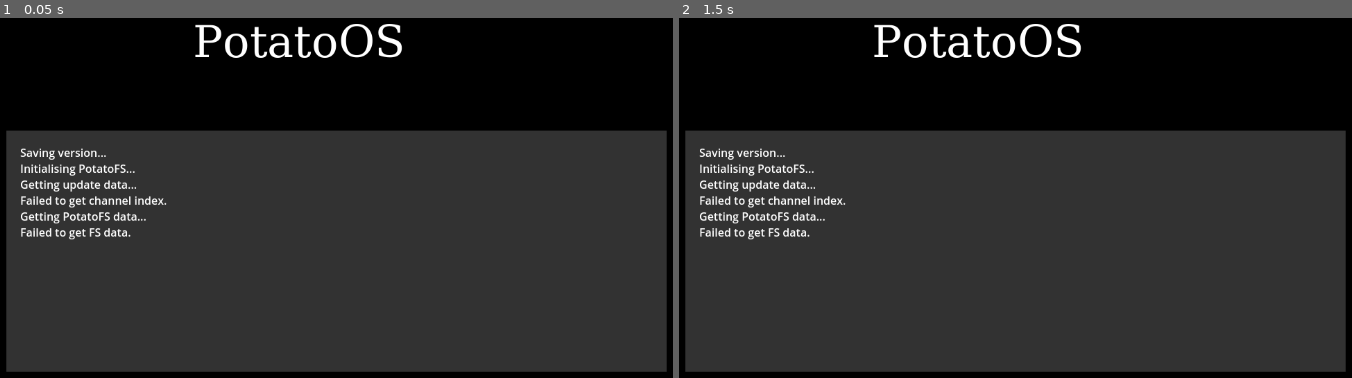
Above: before the commit, frames 1-2 (left to right).
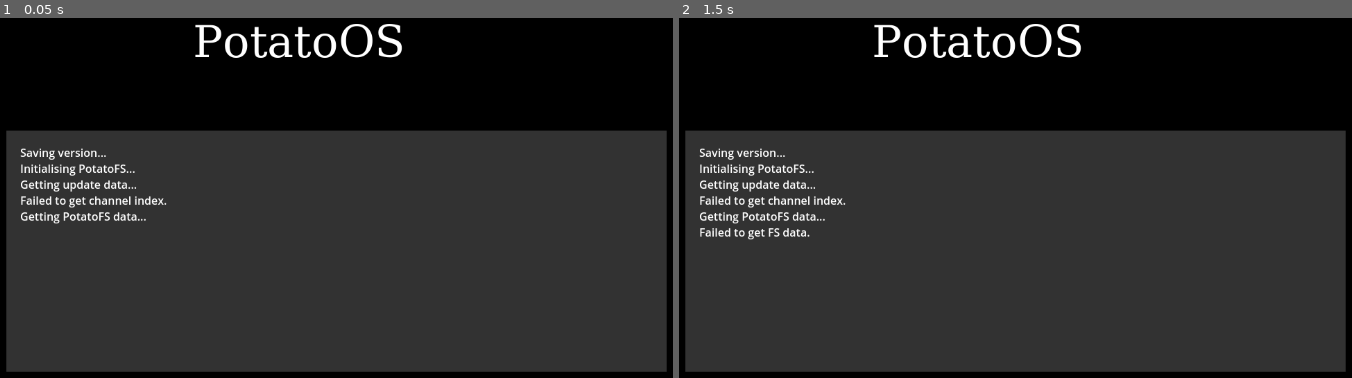
Above: after the commit, the same moments.

Repository: the-potato-corp/potato-os
Game: Godot game, scene res://installation/boot.tscn
Two runs of this game, one before a commit and one after it. Both use one fixed random seed, a clock stepped at 60 frames per second and the inputs below.
Inputs (mouse positions are in pixels of both pictures, inside the frame that each line leads up to):
- Up to frame 1 (0.05 s): no input
- Up to frame 2 (1.5 s): tap Enter at 0.5 s; move the mouse to (1190, 194) at 0.52 s; click (1190, 194) at 0.67 s; tap Space at 1.25 s; drag from (853, 237) to (975, 306) at 1.27 s

The runs differ from the first frame. In frame 1, 0.2% of the frame differs, in the area x 3-20%, y 58-62%; in frame 2, nothing differs.
Error in both runs: Out of bounds get index '1' (on base: 'Array') (res://installation/installer.gd:110)

Commit message:
whoops gotta get out of dev

Diff:
--- a/installation/installer.gd
+++ b/installation/installer.gd
@@ -1,7 +1,7 @@
 extends Node
 
 @export var main_scene: PackedScene
-var base_url: String = "http://127.0.0.1:5500/" # dev
+var base_url: String = "http://potato-os.github.io/" # dev
 var stream: String = "latest"
 var version: String = "v0.0.0"
 var update: bool = false
